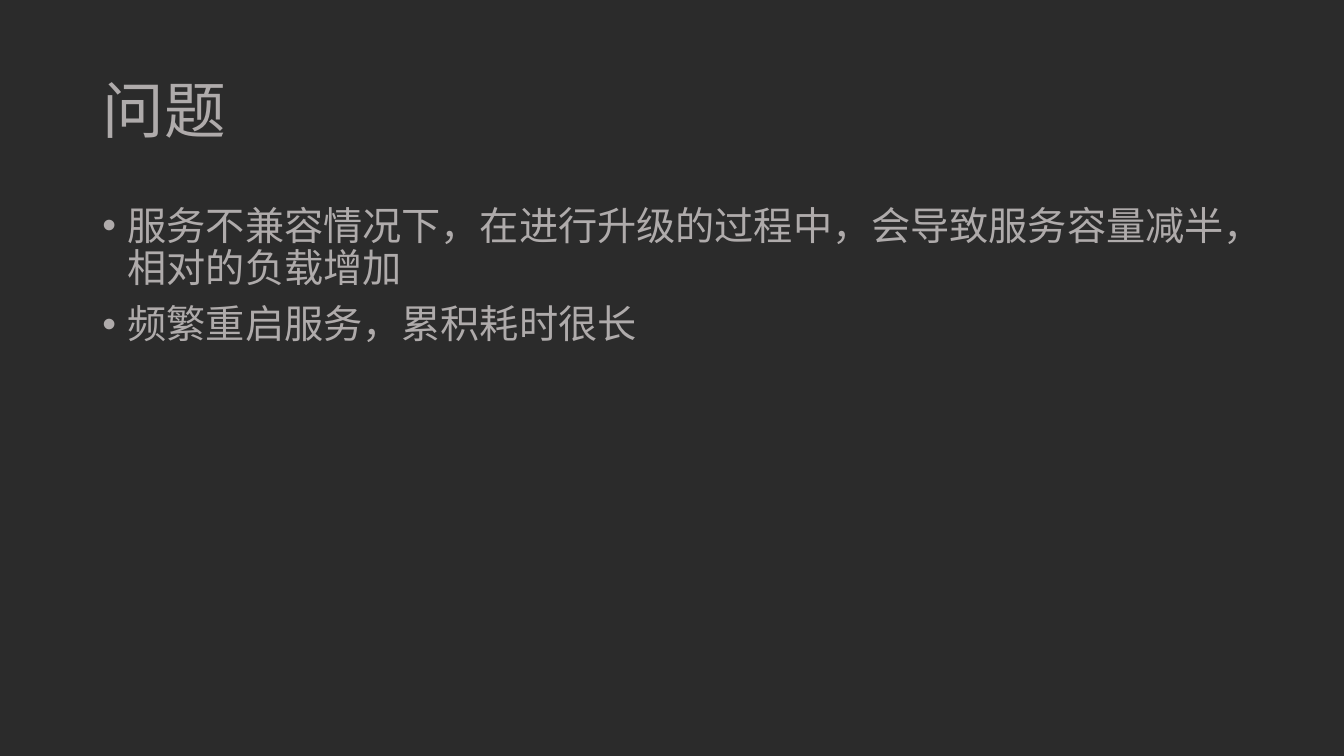
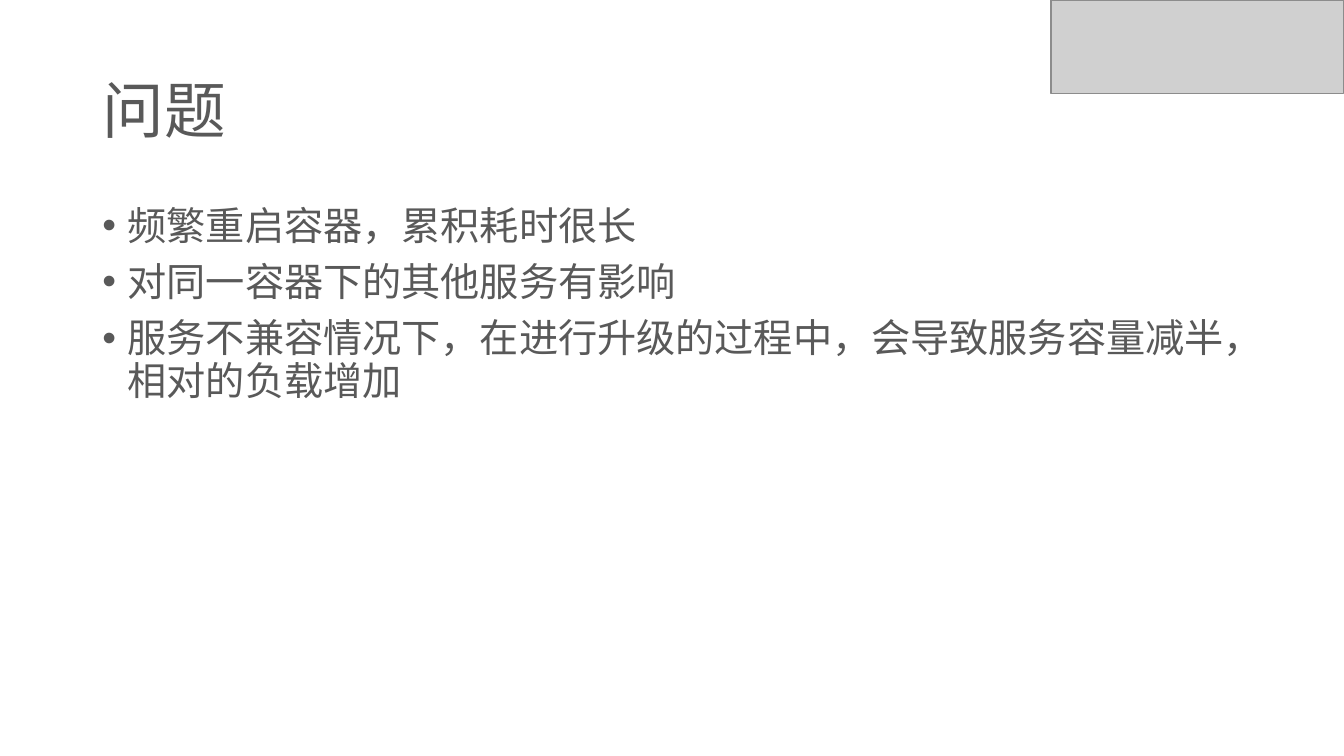
Before and after one commit to ivaneye/ivaneye.github.com, a slide deck: slide 4 of source/ppt/work/焦点服务化框架Hydra的演变-王一帆.pptx (slide 6 before the commit). Drawn at 1344x756 pixels with LibreOffice and Linux fonts; fonts in the diff are those of the drawing; grey boxes stand for pictures; background and template pictures are left out; a plain dark background stands for a picture behind light text. Boxes give left, top, right and bottom in pixels: in the first picture for what was removed or moved away, otherwise in the second. Text is boxed around its words. In the diff, an @@ line names an element or a change of style, - is before the commit and + after.

```diff
--- a/source/ppt/work/焦点服务化框架Hydra的演变-王一帆.pptx
+++ b/source/ppt/work/焦点服务化框架Hydra的演变-王一帆.pptx
@@ background picture (left out) to #FFFFFF @@
@@ picture added at [1052, 0, 1344, 94] @@
@@ title "问题" at [102, 82, 225, 138]: font Calibri to Noto Sans CJK SC, text colour #AFABAB to #595959 @@
@@ text at [128, 207, 676, 299]: paragraphs added @@
+• 频繁重启容器，累积耗时很长
+• 对同一容器下的其他服务有影响
@@ text at [128, 305, 637, 342]: paragraph removed @@
-• 频繁重启服务，累积耗时很长
@@ text at [128, 319, 1263, 398]: font Calibri to Noto Sans CJK SC, text colour #AFABAB to #595959 in "服务不兼容情况下，在进行升级的过程中，会导致服务容量减半，相对的负载增加" @@
```
Also in this commit, not shown: 10 other slides changed, 3 slides added, 5 slides removed, 2 other files.
